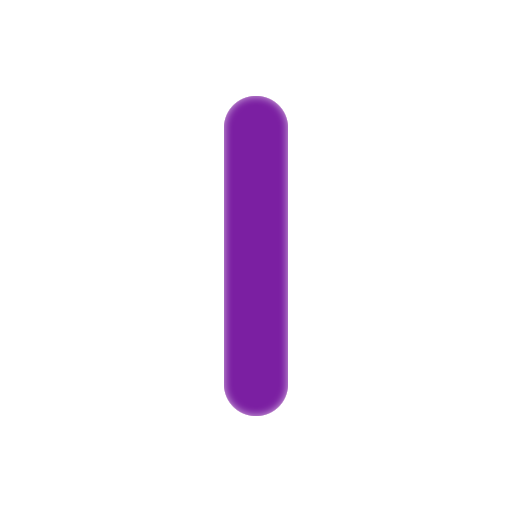
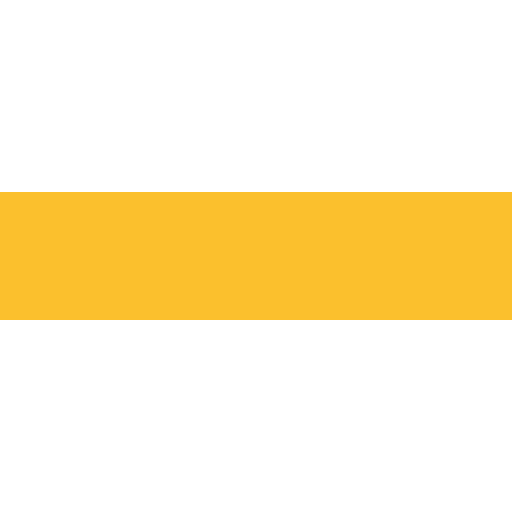
Layer changes from the first (512, 512) image to the second:
showed "Yellow path" over bbox(0, 192, 512, 320)
hid "Purple middle line" over bbox(224, 96, 288, 416)
